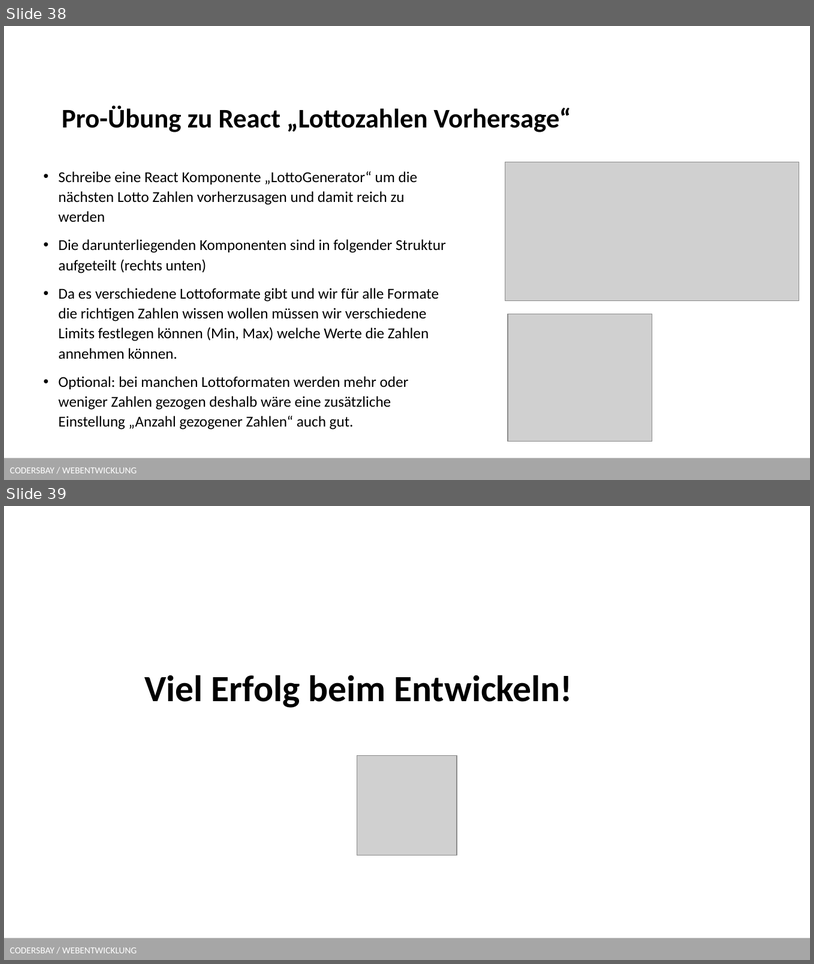
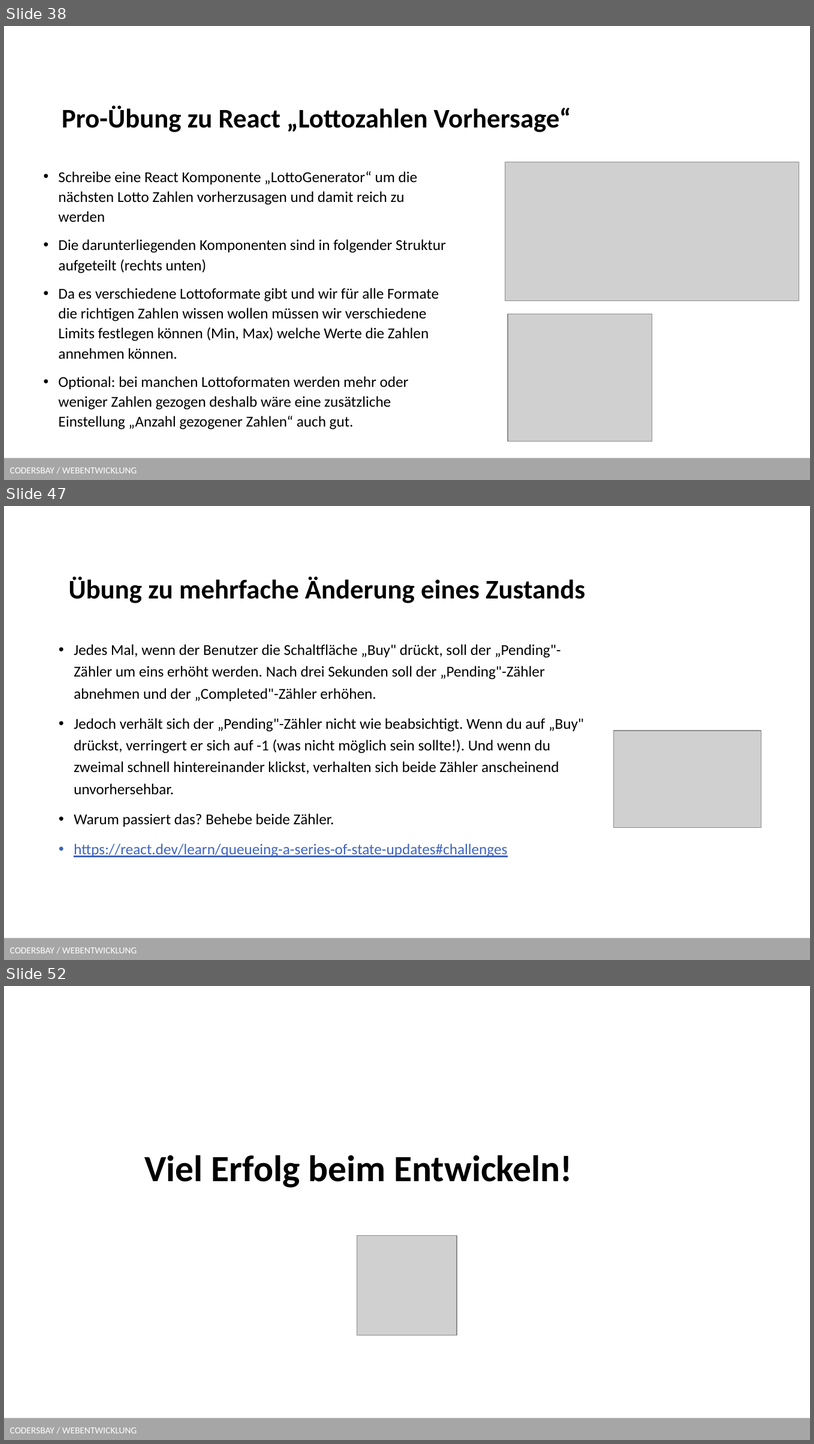
Before and after one commit to kodo89/Webentwicklung_23_24, a slide deck: 9. React/React.pptx. Shown one above the other, each under a label of ours: slides 38 and 39 before the commit, slides 38, 47 and 52 after it; the slides between them are not shown. The pictures are 814x964 and 814x1444 pixels, drawn with LibreOffice and Linux fonts; fonts in the diff are those of the drawing; grey boxes stand for pictures; background and template pictures are left out. Boxes give left, top, right and bottom in pixels: in the first picture for what was removed or moved away, otherwise in the second. Text is boxed around its words. In the diff, an @@ line names an element or a change of style, - is before the commit and + after.

```diff
--- a/9. React/React.pptx
+++ b/9. React/React.pptx
@@ slide 47 added at [4,506,810,960], background #FFFFFF; not listed: 1 template element that a slide beside it also shows @@
@@ title added at [69,576,585,603], 32 pt, text #000000, bold @@
+Übung zu mehrfache Änderung eines Zustands
@@ text added at [74,644,584,857], 18 pt, text #000000 @@
+• Jedes Mal, wenn der Benutzer die Schaltfläche „Buy" drückt, soll der „Pending"-Zähler um eins erhöht werden. Nach drei Sekunden soll der „Pending"-Zähler abnehmen und der „Completed"-Zähler erhöhen.
+• Jedoch verhält sich der „Pending"-Zähler nicht wie beabsichtigt. Wenn du auf „Buy" drückst, verringert er sich auf -1 (was nicht möglich sein sollte!). Und wenn du zweimal schnell hintereinander klickst, verhalten sich beide Zähler anscheinend unvorhersehbar.
+• Warum passiert das? Behebe beide Zähler.
+• https://react.dev/learn/queueing-a-series-of-state-updates#challenges
@@ picture added at [614,730,761,827] @@
@@ what was slide 39 is now slide 52 @@
```
Also in this commit, not shown: 2 slides changed, 12 other slides added.
